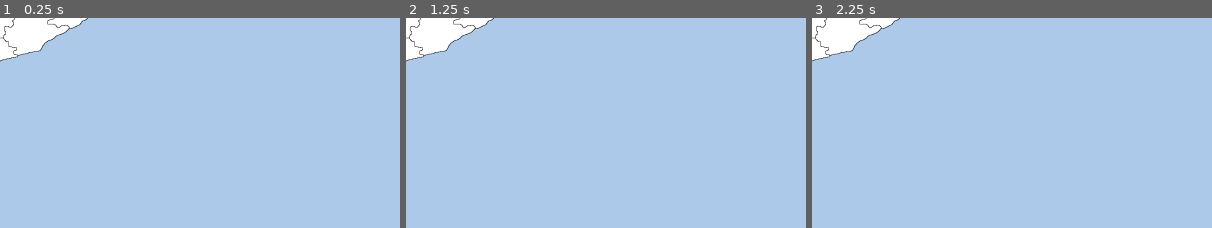
Above: before the commit, frames 1-3 (left to right).
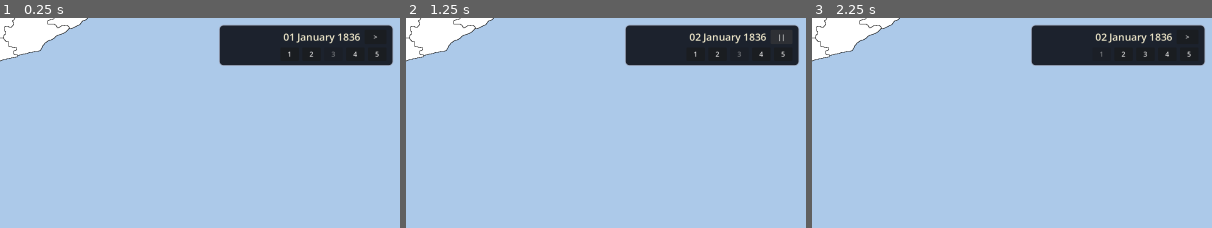
Above: after the commit, the same moments.

Repository: Marcoxis/Balance-of-Power
Game: Godot game, scene res://scenes/Main.tscn
The game is run twice, just before and just after one commit, with the same random seed, the same clock (stepped at 60 frames per second) and the same inputs. This scene is started directly instead of the project's main scene.
Inputs (mouse positions are % of the whole screen's width and height, from its top left):
- Up to frame 1 (0.25 s): no input
- Up to frame 2 (1.25 s): click (97, 4) at 0.5 s, where only the run after the commit has a clickable ">"
- Up to frame 3 (2.25 s): click (97, 4) at 1.25 s, where only the run after the commit has a clickable "||"; click (86, 9) at 2 s, where only the run after the commit has a clickable "1"
The pictures show only the part of the screen within x 50-100%, y 0-50%; the shares and areas given below are measured in that part.

The runs differ from the first frame. In frame 1, 8.5% of the frame differs, in the area x 54-99%, y 3-23%; in frame 2, 8.5%; in frame 3, 8.5%.

Commit message:
añadido consola de comandos y ahora vueve a aparecer la barra de paso del tiempo

Diff:
--- a/scripts/textures.gd
+++ b/scripts/textures.gd
@@ -4,6 +4,7 @@
 
 @onready var white_map: TextureRect = $whiteMap
 @onready var color_map: TextureRect = $colorMap
+@onready var world_camera: Camera2D = $Camera2D
 
 # Stores the overlay used to paint political ownership on the map.
 # Guarda el overlay usado para pintar la propiedad política en el mapa.
@@ -18,13 +19,21 @@
 var province_info_buildings: Label = null
 var province_info_resources: Label = null
 var province_info_extra: Label = null
+var top_bar_panel: PanelContainer = null
+var date_label: Label = null
+var speed_buttons: Array[Button] = []
+var pause_toggle_button: Button = null
 var pause_menu_panel: PanelContainer = null
+var console_panel: PanelContainer = null
+var console_output: RichTextLabel = null
+var console_input: LineEdit = null
 var event_popup_panel: PanelContainer = null
 var event_popup_title: Label = null
 var event_popup_image: TextureRect = null
 var event_popup_text: Label = null
 var event_popup_options: VBoxContainer = null
 var current_event_id: String = ""
+var console_lines: Array[String] = []
 
 # Holds runtime managers created when the scene boots.
 # Guarda los managers creados en tiempo de ejecución al iniciar la escena.
@@ -40,12 +49,40 @@
 var previous_selected_gid := ""
 var selected_province_gid := ""
 var blink_time := 0.0
+var current_game_date: Dictionary = {"day": 1, "month": 1, "year": 1836}
+var current_time_speed: int = 3
+var time_paused: bool = true
+var time_accumulator: float = 0.0
+var day_change_speed_multiplier: float = 1.0
 
 # Stores the blink tuning values for the selected province overlay.
 # Guarda los valores de ajuste del parpadeo del overlay de provincia seleccionada.
 const SELECTION_BLINK_SPEED := 3.2
 const SELECTION_MIN_ALPHA := 0.38
 const SELECTION_MAX_ALPHA := 0.62
+const CONSOLE_MAX_LINES := 28
+const SPEED_TO_DAYS_PER_SECOND := {
+	1: 0.35,
+	2: 0.75,
+	3: 1.5,
+	4: 3.0,
+	5: 6.0
+}
+const MONTH_NAMES := [
+	"",
+	"January",
+	"February",
+	"March",
+	"April",
+	"May",
+	"June",
+	"July",
+	"August",
+	"September",
+	"October",
+	"November",
+	"December"
+]
 
 # Packs one RGB color into a single integer lookup key.
 # Empaqueta un color RGB en una única clave entera de búsqueda.
@@ -146,6 +183,8 @@
 # Boots managers, caches, overlays, and base UI for the map scene.
 # Inicializa managers, cachés, overlays y la UI base para la escena del mapa.
 func _ready():
+	process_mode = Node.PROCESS_MODE_ALWAYS
+
 	# Create and configure runtime managers.
 	# Crear y configurar managers.
 	province_manager = ProvinceManager.new()
@@ -154,6 +193,9 @@
 
 	nation_manager = NationManager.new()
 	add_child(nation_manager)
+
+	if not DebugSettings.settings_changed.is_connected(_apply_debug_settings):
+		DebugSettings.settings_changed.connect(_apply_debug_settings)
 
 	# Reuse ProvinceManager data so the province JSON is not parsed twice.
 	# Reutilizamos la carga ya hecha por ProvinceManager para no parsear el JSON dos veces.
@@ -219,10 +261,13 @@
 	# Build the ownership texture once using the cached province pixels.
 	# Generamos la textura de propietarios una vez, ya apoyados en la caché de píxeles.
 	call_deferred("_refresh_owner_overlay")
+	call_deferred("_apply_debug_settings")
 
 # Updates the selection blink animation every frame.
 # Actualiza la animación de parpadeo de selección en cada frame.
 func _process(delta: float) -> void:
+	_update_game_time(delta)
+
 	if selection_overlay == null or selected_province_gid == "":
 		return
 
@@ -247,6 +292,93 @@
 			count = 0
 	return out
 
+# Advances the in-game date according to the selected speed.
+# Hace avanzar la fecha del juego según la velocidad seleccionada.
+func _update_game_time(delta: float) -> void:
+	if time_paused or get_tree().paused:
+		return
+
+	var days_per_second: float = float(SPEED_TO_DAYS_PER_SECOND.get(current_time_speed, 1.0)) * day_change_speed_multiplier
+	time_accumulator += delta * days_per_second
+
+	while time_accumulator >= 1.0:
+		time_accumulator -= 1.0
+		_advance_one_day()
+
+# Advances the calendar by one day and wraps month and year values.
+# Avanza el calendario un día y ajusta mes y año cuando toca.
+func _advance_one_day() -> void:
+	current_game_date["day"] = int(current_game_date["day"]) + 1
+
+	var month: int = int(current_game_date["month"])
+	var max_days: int = _get_days_in_month(month, int(current_game_date["year"]))
+	if int(current_game_date["day"]) > max_days:
+		current_game_date["day"] = 1
+		current_game_date["month"] = month + 1
+
+	if int(current_game_date["month"]) > 12:
+		current_game_date["month"] = 1
+		current_game_date["year"] = int(current_game_date["year"]) + 1
+
+	_update_date_label()
+
+# Returns how many days one given month has.
+# Devuelve cuántos días tiene un mes concreto.
+func _get_days_in_month(month: int, year: int) -> int:
+	match month:
+		1, 3, 5, 7, 8, 10, 12:
+			return 31
+		4, 6, 9, 11:
+			return 30
+		2:
+			if _is_leap_year(year):
+				return 29
+			return 28
+		_:
+			return 30
+
+# Checks whether one year is leap.
+# Comprueba si un año es bisiesto.
+func _is_leap_year(year: int) -> bool:
+	return (year % 4 == 0 and year % 100 != 0) or (year % 400 == 0)
+
+# Updates the visible date text in the top bar.
+# Actualiza el texto visible de la fecha en la barra superior.
+func _update_date_label() -> void:
+	if date_label == null:
+		return
+
+	var day: int = int(current_game_date["day"])
+	var month: int = int(current_game_date["month"])
+	var year: int = int(current_game_date["year"])
+	date_label.text = "%02d %s %d" % [day, MONTH_NAMES[month], year]
+
+# Updates the time speed selection state and button labels.
+# Actualiza el estado de la velocidad del tiempo y las etiquetas de los botones.
+func _update_time_controls() -> void:
+	if pause_toggle_button != null:
+		pause_toggle_button.text = ">" if time_paused else "||"
+
+	for i in range(speed_buttons.size()):
+		speed_buttons[i].disabled = (i + 1) == current_time_speed
+
+# Toggles whether the in-game time is paused.
+# Alterna si el tiempo del juego está pausado.
+func _toggle_time_pause() -> void:
+	time_paused = not time_paused
+	_update_time_controls()
+
+# Sets the active in-game time speed.
+# Establece la velocidad activa del tiempo del juego.
+func _set_time_speed(speed: int) -> void:
+	current_time_speed = clampi(speed, 1, 5)
+	_update_time_controls()
+
+# Sets the global multiplier used to speed up or slow down day changes.
+# Establece el multiplicador global usado para acelerar o frenar el cambio de día.
+func _set_day_change_speed_multiplier(value: float) -> void:
+	day_change_speed_multiplier = maxf(0.01, value)
+
 # Builds the per-province pixel cache used by overlays and selection.
 # Construye la caché de píxeles por provincia usada por overlays y selección.
 func _build_province_pixel_cache() -> void:
@@ -302,9 +434,82 @@
 	province_name_label.add_theme_constant_override("outline_size", 6)
 	margin.add_child(province_name_label)
 
+	_create_top_bar()
 	_create_province_info_panel()
 	_create_pause_menu()
+	_create_console()
 	_create_event_popup()
+
+# Creates the top-right time bar with date, speed buttons, and pause toggle.
+# Crea la barra superior derecha con fecha, velocidades y botón de pausa.
+func _create_top_bar() -> void:
+	top_bar_panel = PanelContainer.new()
+	top_bar_panel.name = "topBarPanel"
+	top_bar_panel.anchor_left = 1.0
+	top_bar_panel.anchor_top = 0.0
+	top_bar_panel.anchor_right = 1.0
+	top_bar_panel.anchor_bottom = 0.0
+	top_bar_panel.offset_left = -430
+	top_bar_panel.offset_top = 16
+	top_bar_panel.offset_right = -16
+	top_bar_panel.offset_bottom = 90
+	ui_layer.add_child(top_bar_panel)
+
+	var panel_style := StyleBoxFlat.new()
+	panel_style.bg_color = Color(0.08, 0.1, 0.14, 0.95)
+	panel_style.border_width_left = 2
+	panel_style.border_width_top = 2
+	panel_style.border_width_right = 2
+	panel_style.border_width_bottom = 2
+	panel_style.border_color = Color(0.62, 0.66, 0.74, 0.92)
+	panel_style.corner_radius_top_left = 10
+	panel_style.corner_radius_top_right = 10
+	panel_style.corner_radius_bottom_left = 10
+	panel_style.corner_radius_bottom_right = 10
+	panel_style.content_margin_left = 16
+	panel_style.content_margin_top = 12
+	panel_style.content_margin_right = 16
+	panel_style.content_margin_bottom = 12
+	top_bar_panel.add_theme_stylebox_override("panel", panel_style)
+
+	var layout := VBoxContainer.new()
+	layout.add_theme_constant_override("separation", 8)
+	top_bar_panel.add_child(layout)
+
+	var top_row := HBoxContainer.new()
+	top_row.add_theme_constant_override("separation", 10)
+	layout.add_child(top_row)
+
+	date_label = Label.new()
+	date_label.size_flags_horizontal = Control.SIZE_EXPAND_FILL
+	date_label.horizontal_alignment = HORIZONTAL_ALIGNMENT_RIGHT
+	date_label.add_theme_font_size_override("font_size", 24)
+	date_label.add_theme_color_override("font_color", Color(0.95, 0.92, 0.8, 1.0))
+	top_row.add_child(date_label)
+
+	pause_toggle_button = Button.new()
+	pause_toggle_button.custom_minimum_size = Vector2(52, 34)
+	pause_toggle_button.pressed.connect(_toggle_time_pause)
+	top_row.add_child(pause_toggle_button)
+
+	var speed_row := HBoxContainer.new()
+	speed_row.alignment = BoxContainer.ALIGNMENT_END
+	speed_row.add_theme_constant_override("separation", 8)
+	layout.add_child(speed_row)
+
+	speed_buttons.clear()
+	for speed_value in [1, 2, 3, 4, 5]:
+		var button := Button.new()
+		button.custom_minimum_size = Vector2(44, 32)
+		button.text = str(speed_value)
+		button.pressed.connect(func(value: int = speed_value) -> void:
+			_set_time_speed(value)
+		)
+		speed_row.add_child(button)
+		speed_buttons.append(button)
+
+	_update_date_label()
+	_update_time_controls()
 
 # Creates the legacy pause menu used by this map UI implementation.
 # Crea el menú de pausa legado usado por esta implementación de UI del mapa.
@@ -360,6 +565,65 @@
 		button.pressed.connect(button_data["action"])
 		content.add_child(button)
 
+# Creates the in-game console used to execute quick debug commands.
+# Crea la consola ingame usada para ejecutar comandos rápidos de debug.
+func _create_console() -> void:
+	console_panel = PanelContainer.new()
+	console_panel.name = "consolePanel"
+	console_panel.visible = false
+	console_panel.offset_right = 760
+	console_panel.offset_bottom = 280
+	console_panel.position = Vector2(24, 24)
+	console_panel.mouse_filter = Control.MOUSE_FILTER_STOP
+	console_panel.process_mode = Node.PROCESS_MODE_ALWAYS
+	ui_layer.add_child(console_panel)
+
+	var panel_style := StyleBoxFlat.new()
+	panel_style.bg_color = Color(0.05, 0.06, 0.08, 0.94)
+	panel_style.border_width_left = 2
+	panel_style.border_width_top = 2
+	panel_style.border_width_right = 2
+	panel_style.border_width_bottom = 2
+	panel_style.border_color = Color(0.28, 0.78, 0.48, 0.9)
+	panel_style.corner_radius_top_left = 8
+	panel_style.corner_radius_top_right = 8
+	panel_style.corner_radius_bottom_left = 8
+	panel_style.corner_radius_bottom_right = 8
+	panel_style.content_margin_left = 12
+	panel_style.content_margin_top = 12
+	panel_style.content_margin_right = 12
+	panel_style.content_margin_bottom = 12
+	console_panel.add_theme_stylebox_override("panel", panel_style)
+
+	var content := VBoxContainer.new()
+	content.add_theme_constant_override("separation", 8)
+	content.process_mode = Node.PROCESS_MODE_ALWAYS
+	console_panel.add_child(content)
+
+	var title := Label.new()
+	title.text = "Console"
+	title.add_theme_font_size_override("font_size", 22)
+	title.add_theme_color_override("font_color", Color(0.72, 0.96, 0.78, 1.0))
+	content.add_child(title)
+
+	console_output = RichTextLabel.new()
+	console_output.custom_minimum_size = Vector2(730, 190)
+	console_output.scroll_active = true
+	console_output.bbcode_enabled = false
+	console_output.selection_enabled = true
+	console_output.fit_content = false
+	console_output.process_mode = Node.PROCESS_MODE_ALWAYS
+	content.add_child(console_output)
+
+	console_input = LineEdit.new()
+	console_input.placeholder_text = "Enter command..."
+	console_input.process_mode = Node.PROCESS_MODE_ALWAYS
+	console_input.mouse_filter = Control.MOUSE_FILTER_STOP
+	console_input.text_submitted.connect(_on_console_command_submitted)
+	content.add_child(console_input)
+
+	_append_console_line("Type 'help' to list available commands.")
+
 # Creates the reusable event popup for scripted choices.
 # Crea el popup reutilizable de eventos para decisiones guionizadas.
 func _create_event_popup() -> void:
@@ -554,6 +818,181 @@
 	province_info_extra.text = "%s\nFoto del terreno: %s\nFoto de los municipios: %s" % [extra_text, terrain_text, municipalities_text]
 	province_info_panel.visible = true
 
+# Returns whether the in-game console is currently visible.
+# Devuelve si la consola ingame está visible actualmente.
+func is_console_visible() -> bool:
+	return console_panel != null and console_panel.visible
+
+# Detects the keyboard shortcut used to open or close the console.
+# Detecta el atajo de teclado usado para abrir o cerrar la consola.
+func _is_console_toggle_event(event: InputEvent) -> bool:
+	if not (event is InputEventKey):
+		return false
+
+	var key_event: InputEventKey = event
+	if not key_event.pressed or key_event.echo:
+		return false
+
+	return key_event.physical_keycode == KEY_QUOTELEFT or key_event.unicode == 186 or key_event.unicode == 170
+
+# Enables or disables camera input from UI states such as the console.
+# Activa o desactiva la entrada de la cámara desde estados de UI como la consola.
+func _set_camera_input_enabled(enabled: bool) -> void:
+	if world_camera != null:
+		world_camera.input_enabled = enabled
+		if not enabled:
+			world_camera.arrastrando = false
+
+# Opens the console and focuses the input field.
+# Abre la consola y enfoca el campo de entrada.
+func show_console() -> void:
+	if console_panel == null:
+		return
+	console_panel.visible = true
+	_set_camera_input_enabled(false)
+	if console_input != null:
+		console_input.editable = true
+		console_input.mouse_filter = Control.MOUSE_FILTER_STOP
+		console_input.grab_focus()
+
+# Hides the console and clears the current input line.
+# Oculta la consola y limpia la línea de entrada actual.
+func hide_console() -> void:
+	if console_panel == null:
+		return
+	console_panel.visible = false
+	_set_camera_input_enabled(true)
+	if console_input != null:
+		console_input.text = ""
+		console_input.release_focus()
+
+# Toggles the console visibility state.
+# Alterna el estado visible de la consola.
+func toggle_console() -> void:
+	if is_console_visible():
+		hide_console()
+	else:
+		show_console()
+
+# Appends one line to the console log and trims old output.
+# Añade una línea al log de consola y recorta la salida antigua.
+func _append_console_line(line: String) -> void:
+	console_lines.append(line)
+	while console_lines.size() > CONSOLE_MAX_LINES:
+		console_lines.remove_at(0)
+	_refresh_console_output()
+
+# Rebuilds the console visible text from the stored lines.
+# Reconstruye el texto visible de la consola desde las líneas guardadas.
+func _refresh_console_output() -> void:
+	if console_output == null:
+		return
+	console_output.clear()
+	for line in console_lines:
+		console_output.append_text("%s\n" % line)
+	console_output.scroll_to_line(max(0, console_lines.size() - 1))
+
+# Receives submitted console text and dispatches the command parser.
+# Recibe el texto enviado por la consola y despacha el parser de comandos.
+func _on_console_command_submitted(command_text: String) -> void:
+	var raw_command: String = command_text.strip_edges()
+	if raw_command == "":
+		return
+
+	_append_console_line("> " + raw_command)
+	if console_input != null:
+		console_input.clear()
+	_execute_console_command(raw_command)
+	if console_input != null and is_console_visible():
+		console_input.grab_focus()
+
+# Executes one console command and prints feedback to the log.
+# Ejecuta un comando de consola y escribe feedback en el log.
+func _execute_console_command(raw_command: String) -> void:
+	var parts: PackedStringArray = raw_command.split(" ", false)
+	if parts.is_empty():
+		return
+
+	var command: String = parts[0].to_lower()
+	match command:
+		"help":
+			_append_console_line("help, clear, close, pause, resume, refresh_map, event_test, select <gid>, set_owner <gid> <country_id>, get_day_speed, set_day_speed <value>")
+		"clear":
+			console_lines.clear()
+			_refresh_console_output()
+		"close":
+			hide_console()
+		"pause":
+			if get_tree().paused:
+				_append_console_line("Game is already paused.")
+			else:
+				if pause_menu_panel != null:
+					pause_menu_panel.visible = true
+				get_tree().paused = true
+				_append_console_line("Game paused.")
+		"resume":
+			if not get_tree().paused:
+				_append_console_line("Game is already running.")
+			else:
+				_resume_game()
+				_append_console_line("Game resumed.")
+		"refresh_map":
+			_refresh_owner_overlay()
+			_append_console_line("Political overlay refreshed.")
+		"get_day_speed":
+			_append_console_line("Day speed multiplier: %s" % str(day_change_speed_multiplier))
+		"set_day_speed":
+			if parts.size() < 2:
+				_append_console_line("Missing argument: speed multiplier")
+				return
+			if not parts[1].is_valid_float():
+				_append_console_line("Invalid number: %s" % parts[1])
+				return
+			var new_speed: float = parts[1].to_float()
+			_set_day_change_speed_multiplier(new_speed)
+			_append_console_line("Day speed multiplier set to: %s" % str(day_change_speed_multiplier))
+		"event_test":
+			open_event_popup(
+				"test_event",
+				"Test Event",
+				"This is a sample event fired from the console.",
+				[
+					create_event_option("accept", "Accept", {"prestige": 10}),
+					create_event_option("reject", "Reject", {"prestige": -5})
+				]
+			)
+			_append_console_line("Test event opened.")
+		"select":
+			if parts.size() < 2:
+				_append_console_line("Missing argument: province gid")
+				return
+			var gid: String = parts[1]
+			if province_manager == null or not province_manager.provinces_by_gid.has(gid):
+				_append_console_line("Unknown province gid: %s" % gid)
+				return
+			var province_data: Dictionary = province_manager.provinces_by_gid[gid]
+			_set_selected_province(gid, str(province_data.get("nombre", gid)))
+			_append_console_line("Selected province: %s" % gid)
+		"set_owner":
+			if parts.size() < 2:
+				_append_console_line("Missing argument: province gid")
+				return
+			if parts.size() < 3:
+				_append_console_line("Missing argument: country id")
+				return
+			var gid: String = parts[1]
+			var owner_id: String = parts[2].to_upper()
+			if province_manager == null or not province_manager.provinces_by_gid.has(gid):
+				_append_console_line("Unknown province gid: %s" % gid)
+				return
+			if nation_manager == null or not nation_manager.has_nation(owner_id):
+				_append_console_line("Unknown country id: %s" % owner_id)
+				return
+			set_province_owner_by_gid(gid, owner_id)
+			_append_console_line("Owner changed: %s -> %s" % [gid, owner_id])
+		_:
+			_append_console_line("unkow command")
+
 # Returns whether an event popup is currently visible.
 # Devuelve si actualmente hay un popup de evento visible.
 func is_event_popup_visible() -> bool:
@@ -696,6 +1135,7 @@
 	if pause_menu_panel != null:
 		pause_menu_panel.visible = false
 	get_tree().paused = false
+	_update_time_controls()
 
 # Shows the temporary options popup from the pause menu.
 # Muestra el popup temporal de opciones desde el menú de pausa.
@@ -762,7 +1202,22 @@
 
 # Handles pause toggling and province selection clicks.
 # Gestiona la activación de pausa y los clics de selección de provincia.
+func _input(event: InputEvent) -> void:
+	if _is_console_toggle_event(event):
+		toggle_console()
+		get_viewport().set_input_as_handled()
+
+# Handles pause toggling and province selection clicks.
+# Gestiona la activación de pausa y los clics de selección de provincia.
 func _unhandled_input(event):
+	if is_console_visible():
+		if event.is_action_pressed("ui_cancel"):
+			hide_console()
+			get_viewport().set_input_as_handled()
+		elif event is InputEventMouseButton:
+			get_viewport().set_input_as_handled()
+		return
+
 	if is_event_popup_visible():
 		if event.is_action_pressed("ui_cancel"):
 			hide_event_popup()
@@ -778,6 +1233,7 @@
 			get_tree().paused = not is_open
 			if province_info_panel != null and not is_open:
 				province_info_panel.visible = false
+			_update_time_controls()
 		return
 
 	if event is InputEventMouseButton \
@@ -827,6 +1283,18 @@
 			owner_overlay_image.set_pixel(pixel.x, pixel.y, overlay_color)
 
 	owner_overlay.texture = ImageTexture.create_from_image(owner_overlay_image)
+	_apply_debug_settings()
+
+# Applies current debug visibility settings to the rendered map layers.
+# Aplica los ajustes actuales de visibilidad debug a las capas renderizadas del mapa.
+func _apply_debug_settings() -> void:
+	if owner_overlay != null:
+		owner_overlay.visible = DebugSettings.show_country_colors
+
+	# The current map uses the base texture as land and sea together.
+	# El mapa actual usa la textura base para tierra y mar al mismo tiempo.
+	if white_map != null:
+		white_map.visible = true
 
 # Changes province ownership and persists the province file.
 # Cambia la propiedad de la provincia y persiste el archivo de provincias.
Not shown, added: scripts/debug_settings.gd.uid
